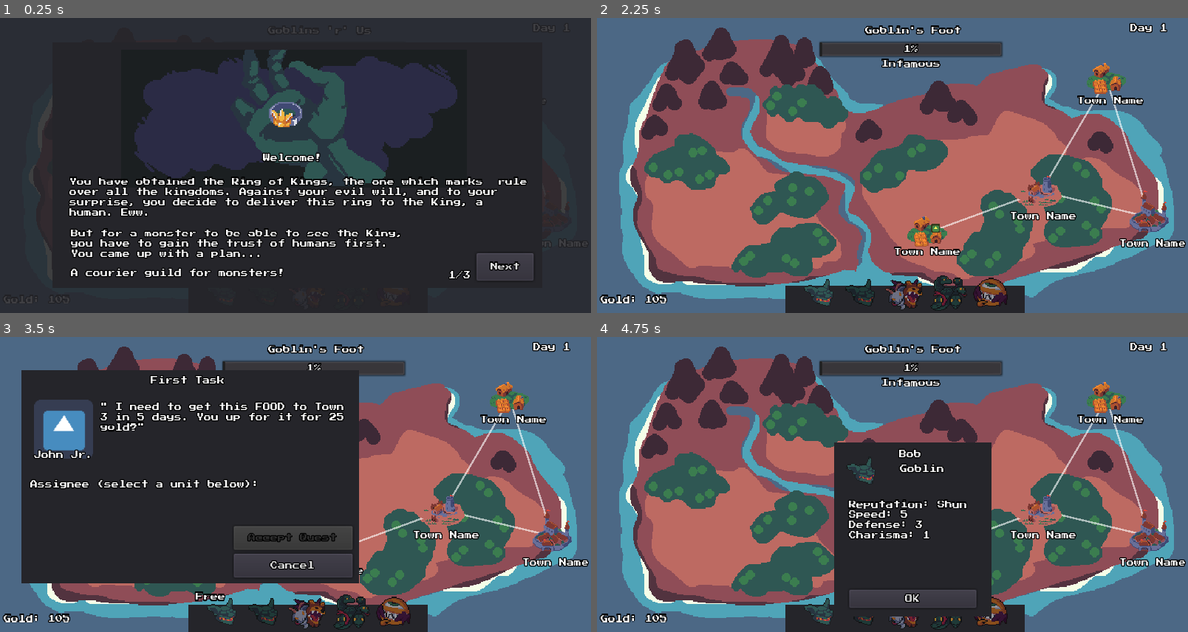
Above: before the commit, frames 1-4 (two rows, left to right).
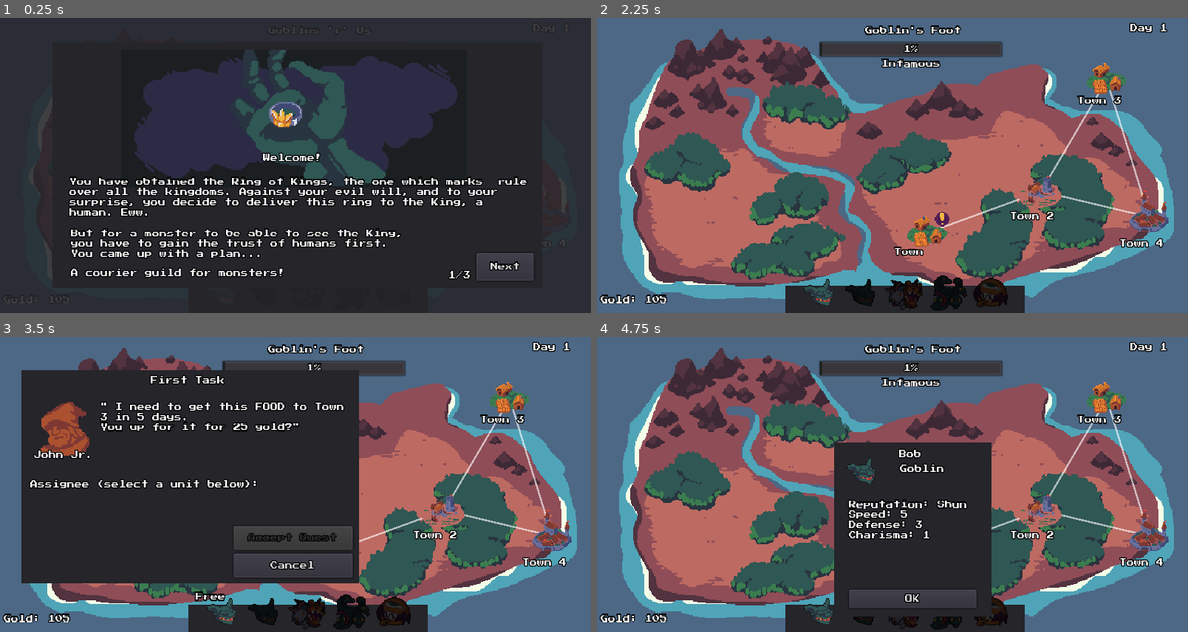
Above: after the commit, the same moments.

Repository: coderaurus/ludumdare-53
Game: Godot game, scene res://scenes/Main.tscn
Same seed, same stepped clock (60 frames per second), same inputs: the game is played once before the commit and once after it. The engine's default icon, where the game draws it, is replaced by a stand-in: a white triangle on a blue panel in a dark square.
Inputs (mouse positions are in pixels of both pictures, inside the frame that each line leads up to):
- Up to frame 1 (0.25 s): no input
- Up to frame 2 (2.25 s): click "Next" at 0.5 s; click "Next" at 1.25 s; click "Begin" at 2 s
- Up to frame 3 (3.5 s): click (330, 552) at 2.77 s
- Up to frame 4 (4.75 s): click "Cancel" at 3.5 s; click (821, 614) at 4.27 s

The runs differ from the first frame. In frame 1, less than 0.1% of the frame differs, in the area x 94-96%, y 75-78%; in frame 2, 9.7%, in the area x 7-100%, y 3-99%; in frame 3, 7.1%; in frame 4, 7.4%.

Commit message:
Fix routing

Diff:
--- a/scenes/Main.tscn
+++ b/scenes/Main.tscn
@@ -37,6 +37,10 @@
 [ext_resource path="res://gfx/map/settlement_01.png" type="Texture" id=35]
 [ext_resource path="res://gfx/map/settlement_02.png" type="Texture" id=36]
 [ext_resource path="res://gfx/map/settlement_03.png" type="Texture" id=37]
+[ext_resource path="res://gfx/map/marker_6.png" type="Texture" id=38]
+[ext_resource path="res://gfx/map/marker_7.png" type="Texture" id=39]
+[ext_resource path="res://gfx/map/portraits/portrait_1.png" type="Texture" id=40]
+[ext_resource path="res://gfx/map/portraits/portrait_2.png" type="Texture" id=41]
 
 [sub_resource type="CircleShape2D" id=1]
 radius = 8.06226
@@ -176,7 +180,7 @@
 position = Vector2( 358, 233 )
 script = ExtResource( 4 )
 contact_name = "John Jr."
-contact_profile = ExtResource( 3 )
+contact_profile = ExtResource( 40 )
 
 [node name="CollisionShape2D" type="CollisionShape2D" parent="Map/Settlements/Settlement"]
 shape = SubResource( 1 )
@@ -186,6 +190,7 @@
 script = ExtResource( 4 )
 settlement_name = "Town 2"
 contact_name = "Johannes"
+contact_profile = ExtResource( 41 )
 
 [node name="CollisionShape2D" type="CollisionShape2D" parent="Map/Settlements/Settlement2"]
 shape = SubResource( 1 )
@@ -195,6 +200,7 @@
 script = ExtResource( 4 )
 settlement_name = "Town 3"
 contact_name = "Johnette"
+contact_profile = ExtResource( 41 )
 
 [node name="CollisionShape2D" type="CollisionShape2D" parent="Map/Settlements/Settlement3"]
 shape = SubResource( 1 )
@@ -202,8 +208,9 @@
 [node name="Settlement4" type="Area2D" parent="Map/Settlements"]
 position = Vector2( 598, 216 )
 script = ExtResource( 4 )
-settlement_name = "Town 3"
+settlement_name = "Town 4"
 contact_name = "Johnette"
+contact_profile = ExtResource( 40 )
 
 [node name="CollisionShape2D" type="CollisionShape2D" parent="Map/Settlements/Settlement4"]
 shape = SubResource( 1 )
@@ -318,6 +325,7 @@
 text = "Cancel"
 
 [node name="Confirm" type="Button" parent="UI/Route Selection"]
+visible = false
 anchor_left = 0.5
 anchor_right = 0.5
 margin_left = -37.0
@@ -350,27 +358,21 @@
 
 [node name="QuestMarker" type="TextureRect" parent="UI/Settlements/Settlement 1"]
 visible = false
-modulate = Color( 1, 0.976471, 0.376471, 1 )
-margin_left = 4.0
-margin_top = 4.0
-margin_right = 68.0
-margin_bottom = 68.0
-rect_scale = Vector2( 0.15, 0.15 )
-rect_pivot_offset = Vector2( 0, -16 )
-theme = ExtResource( 33 )
-texture = ExtResource( 3 )
+margin_left = 8.0
+margin_top = -23.0
+margin_right = 24.0
+margin_bottom = -7.0
+theme = ExtResource( 33 )
+texture = ExtResource( 38 )
 
 [node name="EventMarker" type="TextureRect" parent="UI/Settlements/Settlement 1"]
 visible = false
-modulate = Color( 0.831373, 0.278431, 0.278431, 1 )
-margin_left = 4.0
-margin_top = 17.0
-margin_right = 68.0
-margin_bottom = 81.0
-rect_scale = Vector2( 0.15, 0.15 )
-rect_pivot_offset = Vector2( 0, -16 )
-theme = ExtResource( 33 )
-texture = ExtResource( 3 )
+margin_left = 8.0
+margin_top = -5.0
+margin_right = 24.0
+margin_bottom = 11.0
+theme = ExtResource( 33 )
+texture = ExtResource( 39 )
 
 [node name="Name" type="Label" parent="UI/Settlements/Settlement 1"]
 margin_left = -36.0
@@ -400,27 +402,21 @@
 
 [node name="QuestMarker" type="TextureRect" parent="UI/Settlements/Settlement 2"]
 visible = false
-modulate = Color( 1, 0.976471, 0.376471, 1 )
-margin_left = 4.0
-margin_top = 3.60004
-margin_right = 68.0
-margin_bottom = 67.6
-rect_scale = Vector2( 0.15, 0.15 )
-rect_pivot_offset = Vector2( 0, -16 )
-theme = ExtResource( 33 )
-texture = ExtResource( 3 )
+margin_left = 16.0
+margin_top = -17.0
+margin_right = 32.0
+margin_bottom = -1.0
+theme = ExtResource( 33 )
+texture = ExtResource( 38 )
 
 [node name="EventMarker" type="TextureRect" parent="UI/Settlements/Settlement 2"]
 visible = false
-modulate = Color( 0.831373, 0.278431, 0.278431, 1 )
-margin_left = 4.0
-margin_top = 16.6
-margin_right = 68.0
-margin_bottom = 80.6
-rect_scale = Vector2( 0.15, 0.15 )
-rect_pivot_offset = Vector2( 0, -16 )
-theme = ExtResource( 33 )
-texture = ExtResource( 3 )
+margin_left = 16.0
+margin_top = 1.0
+margin_right = 32.0
+margin_bottom = 17.0
+theme = ExtResource( 33 )
+texture = ExtResource( 39 )
 
 [node name="Name" type="Label" parent="UI/Settlements/Settlement 2"]
 margin_left = -34.0
@@ -449,27 +445,21 @@
 
 [node name="QuestMarker" type="TextureRect" parent="UI/Settlements/Settlement 3"]
 visible = false
-modulate = Color( 1, 0.976471, 0.376471, 1 )
-margin_left = 4.0
-margin_top = 3.60004
-margin_right = 68.0
-margin_bottom = 67.6
-rect_scale = Vector2( 0.15, 0.15 )
-rect_pivot_offset = Vector2( 0, -16 )
-theme = ExtResource( 33 )
-texture = ExtResource( 3 )
+margin_left = 16.0
+margin_top = -20.0
+margin_right = 32.0
+margin_bottom = -4.0
+theme = ExtResource( 33 )
+texture = ExtResource( 38 )
 
 [node name="EventMarker" type="TextureRect" parent="UI/Settlements/Settlement 3"]
 visible = false
-modulate = Color( 0.831373, 0.278431, 0.278431, 1 )
-margin_left = 4.0
-margin_top = 16.6
-margin_right = 68.0
-margin_bottom = 80.6
-rect_scale = Vector2( 0.15, 0.15 )
-rect_pivot_offset = Vector2( 0, -16 )
-theme = ExtResource( 33 )
-texture = ExtResource( 3 )
+margin_left = 16.0
+margin_top = -2.0
+margin_right = 32.0
+margin_bottom = 14.0
+theme = ExtResource( 33 )
+texture = ExtResource( 39 )
 
 [node name="Name" type="Label" parent="UI/Settlements/Settlement 3"]
 margin_left = -32.0
@@ -499,27 +489,20 @@
 
 [node name="QuestMarker" type="TextureRect" parent="UI/Settlements/Settlement 4"]
 visible = false
-modulate = Color( 1, 0.976471, 0.376471, 1 )
-margin_left = 4.0
-margin_top = 3.60004
-margin_right = 68.0
-margin_bottom = 67.6
-rect_scale = Vector2( 0.15, 0.15 )
-rect_pivot_offset = Vector2( 0, -16 )
-theme = ExtResource( 33 )
-texture = ExtResource( 3 )
+margin_left = 12.0
+margin_top = -18.0
+margin_right = 28.0
+margin_bottom = -2.0
+theme = ExtResource( 33 )
+texture = ExtResource( 38 )
 
 [node name="EventMarker" type="TextureRect" parent="UI/Settlements/Settlement 4"]
 visible = false
-modulate = Color( 0.831373, 0.278431, 0.278431, 1 )
-margin_left = 4.0
-margin_top = 16.6
-margin_right = 68.0
-margin_bottom = 80.6
-rect_scale = Vector2( 0.15, 0.15 )
-rect_pivot_offset = Vector2( 0, -16 )
-theme = ExtResource( 33 )
-texture = ExtResource( 3 )
+margin_left = 12.0
+margin_right = 28.0
+margin_bottom = 16.0
+theme = ExtResource( 33 )
+texture = ExtResource( 39 )
 
 [node name="Name" type="Label" parent="UI/Settlements/Settlement 4"]
 margin_left = -32.0
@@ -1107,6 +1090,7 @@
 text = "OK"
 
 [node name="Start" type="Control" parent="UI"]
+visible = false
 margin_right = 40.0
 margin_bottom = 40.0
 theme = ExtResource( 33 )
--- a/scripts/Game.gd
+++ b/scripts/Game.gd
@@ -51,14 +51,14 @@
 func select_road(st : Settlement):
 	var last = null
 	var unit_at_r = map.get_road_by_unit(routing_unit, st)
-
+	var conns = settlement_connections(st)
 	# You have entries on the list
 	print("Routing has %s routes" % routing_roads_selected.size())
 	if routing_roads_selected.size() > 0:
 		last = routing_roads_selected.size() - 1
 		var lr = routing_roads_selected[last]
 		var nr = map.get_road_to(st, last_st_added)
-		var conns = settlement_connections(st)
+
 		# cannot find next road and last road has no connection to selected road
 		if nr == null and last > 0 and lr.s_node_a != st and lr.s_node_b != st \
 		and conns <= 1:
@@ -67,31 +67,44 @@
 		elif (lr.s_node_a == st or lr.s_node_b == st) and conns <= 1:
 			var index = routing_roads_selected.find(lr)
 			lr.deselect()
+			lr.disable()
 			routing_roads_selected.pop_at(index)
 			close_neighbouring_settlements(st)
 			print("Road %s removed" % lr)
 			if routing_roads_selected.size() == 0:
 				last_r_added = null
 				last_st_added = null
-			check_destination(st)
+			else:
+				# take a step back
+				last = routing_roads_selected.size() - 1
+				last_r_added = routing_roads_selected[last]
+				var not_st = lr.s_node_a
+				if not_st == st:
+					lr.s_node_b
+				last_st_added = not_st
+			check_destination(st, true)
 			return false
 		# new road
 		elif conns == 0:
-			lr = map.get_road_to(st, last_st_added)
-
-			lr.select()
-			lr.enable()
-			routing_roads_selected.append(lr)
+			if st != last_st_added:
+				nr = map.get_road_to(st, last_st_added)
+
+			nr.select()
+			nr.enable()
+			routing_roads_selected.append(nr)
 			open_neighboring_settlements(st)
-			print("Road %s added" % lr)
+			print("Road %s added" % nr)
 			last_st_added = st
-			last_r_added = lr
+			last_r_added = nr
 			check_destination(st)
 			return true
 		else:
 			return true
 	# No entries on the list, add the one player is
-	else:
+	# Unit is on road and st has connection to current unit st
+	# OR st has connection to quest origin
+	elif (unit_at_r != null and settlement_has_connection_to(st, routing_unit.at)) or \
+		settlement_has_connection_to(st, routing_quest.from):
 		var index = routing_roads_selected.find(unit_at_r)
 		routing_roads_selected.append(unit_at_r)
 		unit_at_r.select()
@@ -102,11 +115,26 @@
 		last_r_added = unit_at_r
 		check_destination(st)
 		return true
-
-
-func check_destination(st):
+	else:
+		return false
+
+
+func settlement_has_connection_to(from, to):
+	# get roads connecting "from"
+	# does any road have "to"
+	var roads = map.get_roads_from(from)
+	for r in roads:
+		if r.s_node_a == to or r.s_node_b == to:
+			return true
+	return false
+
+
+func check_destination(st, st_removed = false):
 	if st == routing_quest.to:
-		UI.show_route_confirmation()
+		if !st_removed:
+			UI.show_route_confirmation()
+		else:
+			UI.hide_route_confirmation()
 	else:
 		UI.hide_route_confirmation()
 
--- a/scripts/Quest.gd
+++ b/scripts/Quest.gd
@@ -22,7 +22,7 @@
 
 func get_description():
 	var text = "\""
-	text += " I need to get this %s to %s in %s days. You up for it for %s gold?" % \
+	text += " I need to get this %s to %s in %s days.\nYou up for it for %s gold?" % \
 			[goods_type_name[goods_type], to.settlement_name, asked_days, reward]
 	text += "\""
 	return text
--- a/scripts/map/Route Selection.gd
+++ b/scripts/map/Route Selection.gd
@@ -4,12 +4,12 @@
 func open():
 	visible = true
 	var tween = get_tree().create_tween()
-	tween.tween_property(self, "rect_position", Vector2.UP * 200, 0.1).as_relative()
+	tween.tween_property(self, "rect_position", Vector2.UP * 80, 0.1).as_relative()
 
 
 func _close(cancelled = true):
 	var tween = get_tree().create_tween()
-	tween.tween_property(self, "rect_position", Vector2.DOWN * 200, 0.1).as_relative()
+	tween.tween_property(self, "rect_position", Vector2.DOWN * 80, 0.1).as_relative()
 	visible = false
 	System.game.map.enable_settlement(System.game.routing_unit.at)
 	if cancelled:
--- a/scripts/ui/Company.gd
+++ b/scripts/ui/Company.gd
@@ -30,7 +30,7 @@
 	if c_node.gold != int(gold.text):
 		change_gold(c_node.gold)
 
-	print("%s != %s == %s" % [c_node.reputation, reputation_bar.value, c_node.reputation != reputation_bar.value])
+#	print("%s != %s == %s" % [c_node.reputation, reputation_bar.value, c_node.reputation != reputation_bar.value])
 	if c_node.reputation != reputation_bar.value:
 		change_reputation(c_node.reputation)
 
--- a/scripts/ui/Settlement_Button.gd
+++ b/scripts/ui/Settlement_Button.gd
@@ -12,7 +12,8 @@
 
 # Called when the node enters the scene tree for the first time.
 func _ready():
-	pass # Replace with function body.
+	$Name.text = s_node.settlement_name
+
 
 func _process(delta):
 	if rect_position != s_node.position:
--- a/scripts/ui/Unit_Toolbar_Button.gd
+++ b/scripts/ui/Unit_Toolbar_Button.gd
@@ -16,7 +16,7 @@
 
 	if not u.hired:
 		if !u.is_hirable():
-			$Profile.modulate = Color.darkgray
+			$Profile.modulate = Color(0.2, 0.2, 0.2)
 		else:
 			$Profile.modulate = Color.white
 
Binary file changed: gfx/map/map.aseprite
Binary file changed: gfx/map/map.png
Binary file added: gfx/map/marker_1.png
Not shown, changed: gfx/map/marker_1.png.import
Binary file added: gfx/map/marker_2.png
Not shown, added: gfx/map/marker_2.png.import
Binary file added: gfx/map/marker_3.png
Not shown, added: gfx/map/marker_3.png.import
Binary file added: gfx/map/marker_4.png
Not shown, added: gfx/map/marker_4.png.import
Binary file added: gfx/map/marker_5.png
Not shown, added: gfx/map/marker_5.png.import
(and 12 more such lines)
